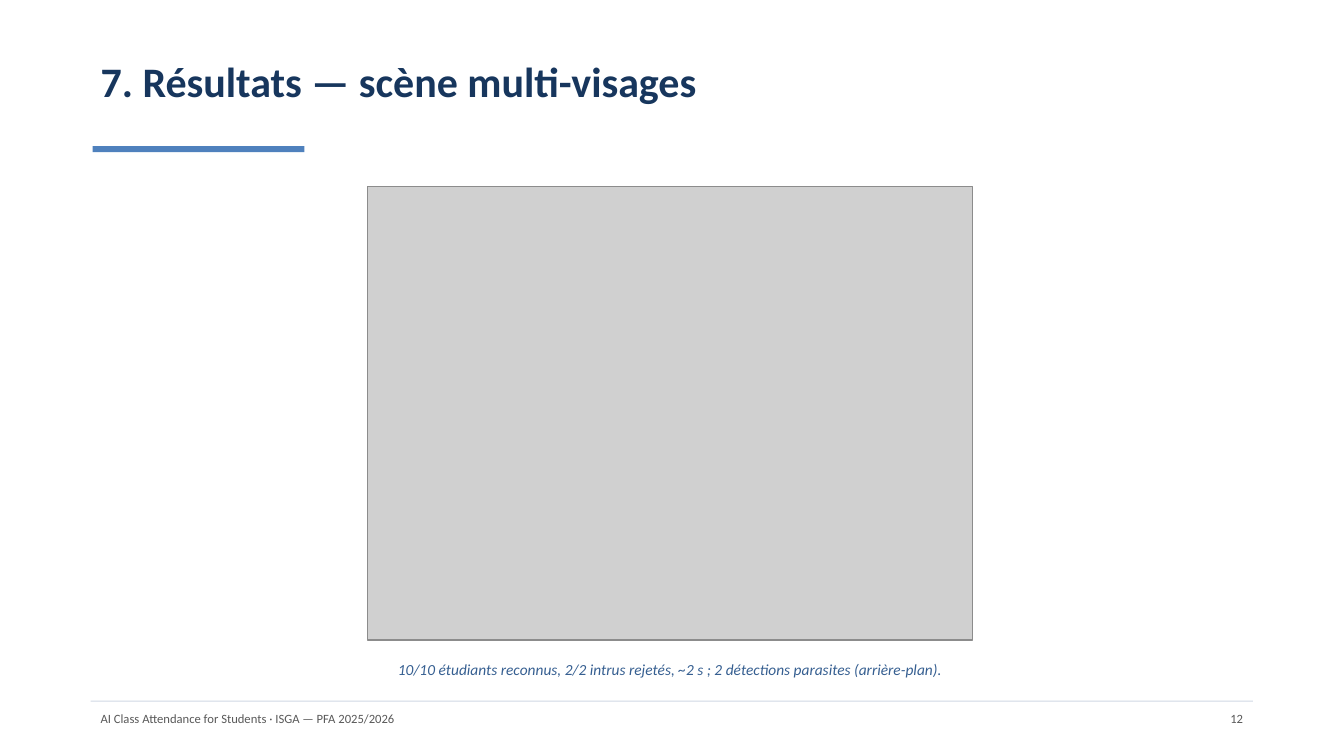
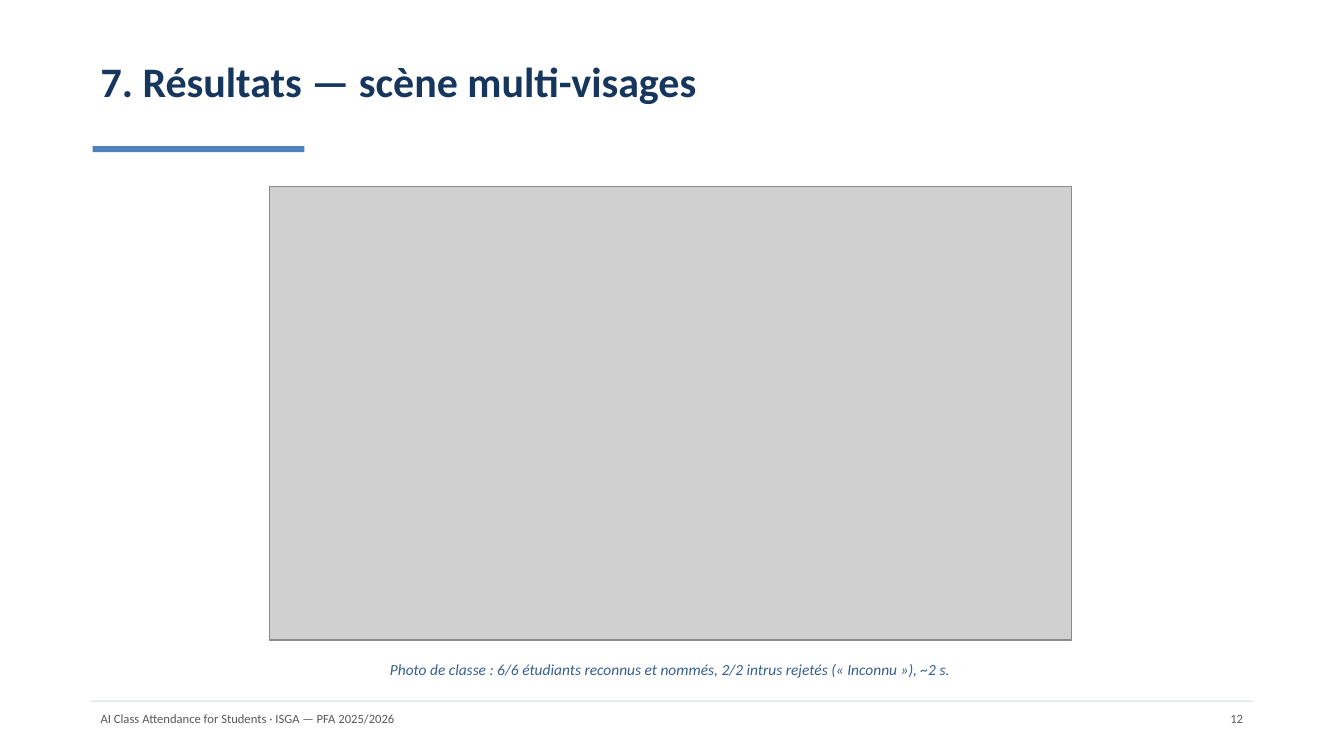
Before and after one commit to zakariasadek20/pfa-sga, a slide deck: slide 12 of rapport/presentation-pfa.pptx. Drawn at 1344x756 pixels with LibreOffice and Linux fonts; fonts in the diff are those of the drawing; grey boxes stand for pictures. Boxes give left, top, right and bottom in pixels: in the first picture for what was removed or moved away, otherwise in the second. Text is boxed around its words. In the diff, an @@ line names an element or a change of style, - is before the commit and + after.

```diff
--- a/rapport/presentation-pfa.pptx
+++ b/rapport/presentation-pfa.pptx
@@ picture: place and size @@
-picture at (368, 187, 973, 640)
+picture at (269, 187, 1072, 640)
@@ text at (390, 664, 950, 678): text changed @@
-10/10 étudiants reconnus, 2/2 intrus rejetés, ~2 s ; 2 détections parasites (arrière-plan).
+Photo de classe : 6/6 étudiants reconnus et nommés, 2/2 intrus rejetés (« Inconnu »), ~2 s.
```
Also in this commit, not shown: 6 other files.
